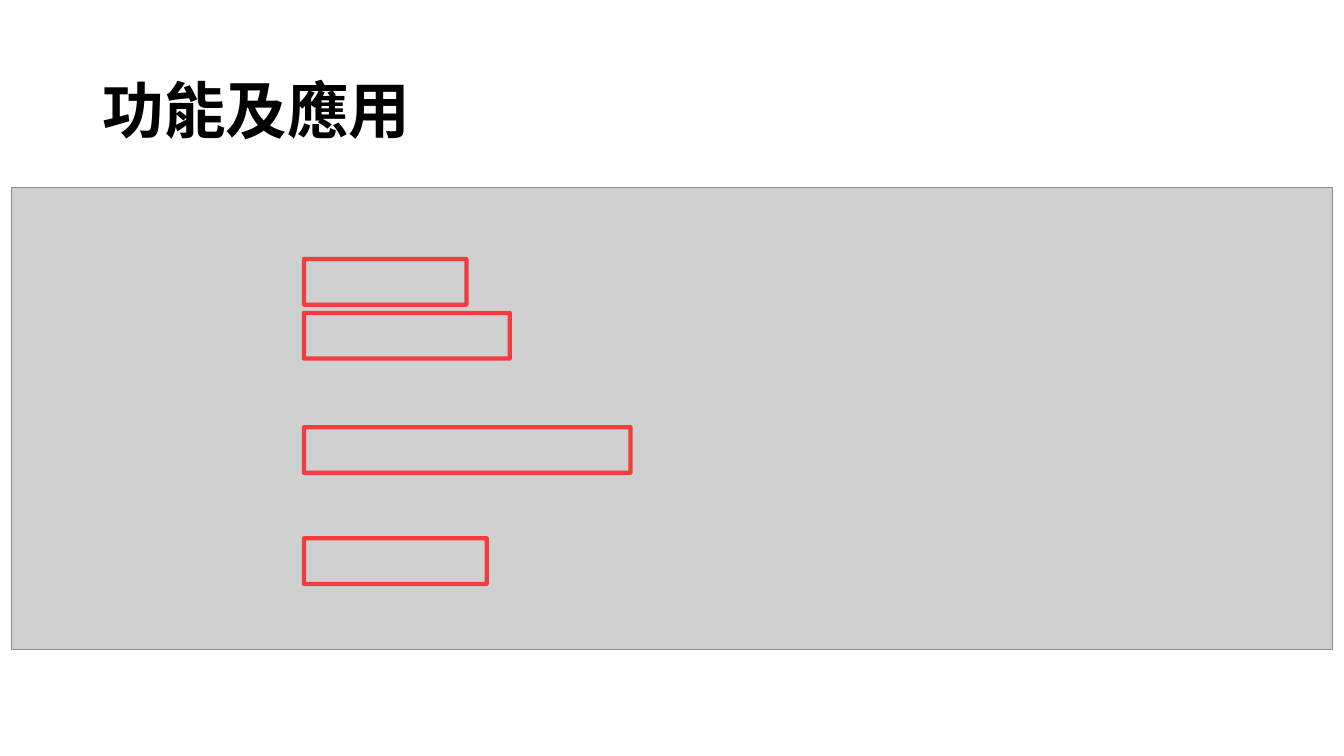
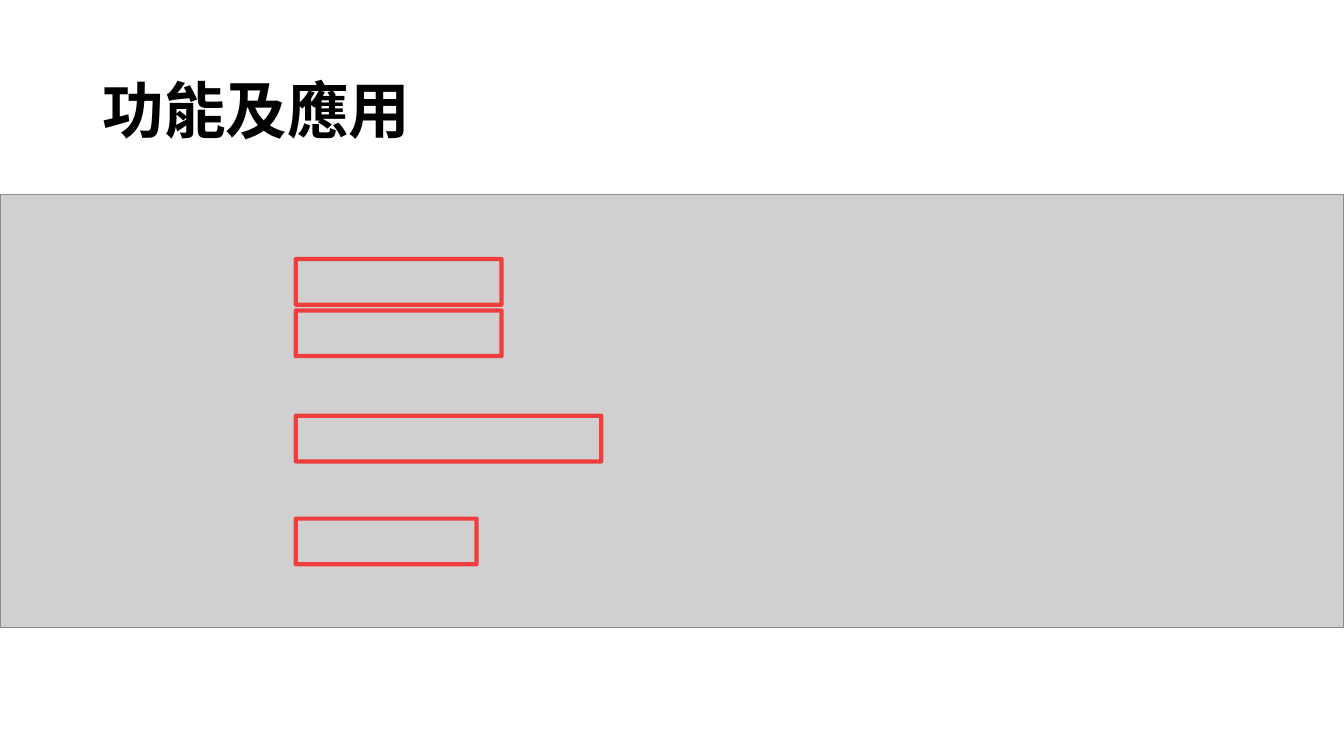
Before and after one commit to HowardYuuu/TunerWinForm, a slide deck: slide 2 of 1224報告_NAudio.pptx. Drawn at 1344x756 pixels with LibreOffice and Linux fonts; fonts in the diff are those of the drawing; grey boxes stand for pictures. Boxes give left, top, right and bottom in pixels: in the first picture for what was removed or moved away, otherwise in the second. Text is boxed around its words. In the diff, an @@ line names an element or a change of style, - is before the commit and + after.

```diff
--- a/1224報告_NAudio.pptx
+++ b/1224報告_NAudio.pptx
@@ picture: place and size @@
-picture at bbox=[11, 188, 1333, 649]
+picture at bbox=[0, 195, 1344, 627]
@@ rectangle: place and size @@
-rectangle at bbox=[304, 259, 467, 304]
+rectangle at bbox=[295, 259, 501, 304]
@@ rectangle: place and size @@
-rectangle at bbox=[304, 313, 510, 358]
+rectangle at bbox=[295, 311, 501, 356]
@@ rectangle: place and size @@
-rectangle at bbox=[304, 427, 631, 473]
+rectangle at bbox=[295, 415, 601, 461]
@@ rectangle: place and size @@
-rectangle at bbox=[304, 538, 487, 584]
+rectangle at bbox=[295, 519, 476, 565]
```
Also in this commit, not shown: 4 other slides changed, 1 other file.
